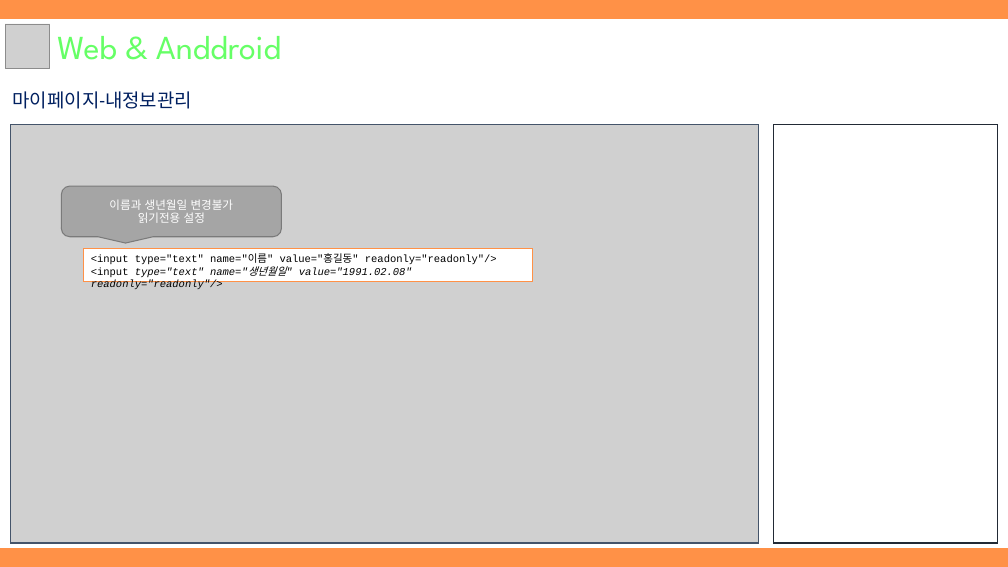
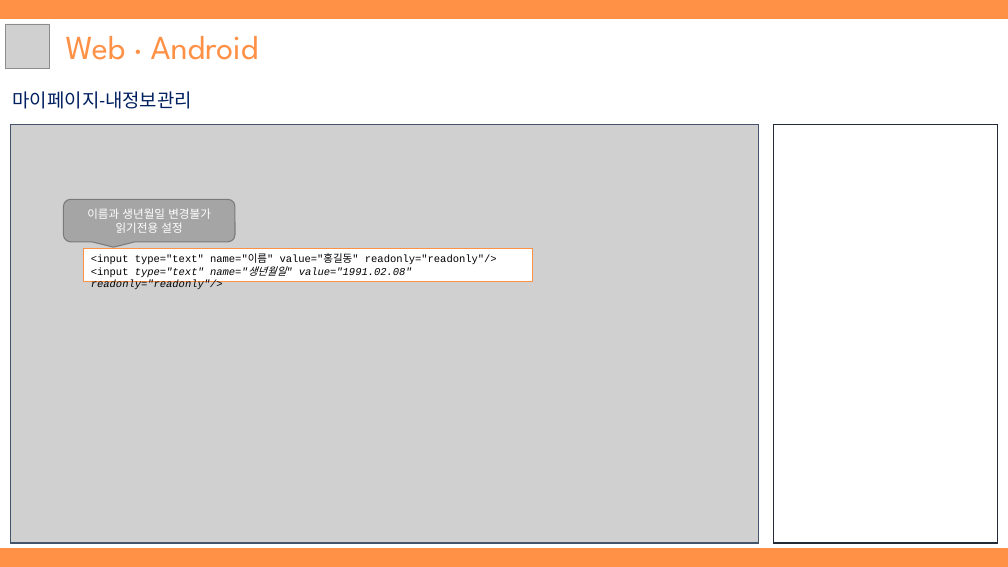
Before and after one commit to hhsw07/ezen-academy-projects, a slide deck: slide 15 of WebContent/cmk/document/3조 원데이클래스.pptx (slide 13 before the commit). Drawn at 1008x567 pixels with LibreOffice and Linux fonts; fonts in the diff are those of the drawing; grey boxes stand for pictures. Boxes give left, top, right and bottom in pixels: in the first picture for what was removed or moved away, otherwise in the second. Text is boxed around its words. In the diff, an @@ line names an element or a change of style, - is before the commit and + after.

```diff
--- a/WebContent/cmk/document/3조 원데이클래스.pptx
+++ b/WebContent/cmk/document/3조 원데이클래스.pptx
@@ text at [66, 36, 259, 60]: text changed; text colour #66FF66 to #FF9147 @@
-Web & Anddroid
+Web · Android
@@ rounded speech box "이름과 생년월일 변경불가": place and size @@
-rounded speech box "이름과 생년월일 변경불가" at [61, 186, 281, 237]
+rounded speech box "이름과 생년월일 변경불가" at [64, 200, 235, 242]
```
Also in this commit, not shown: 7 other slides changed, 2 slides added, 4 other files.
